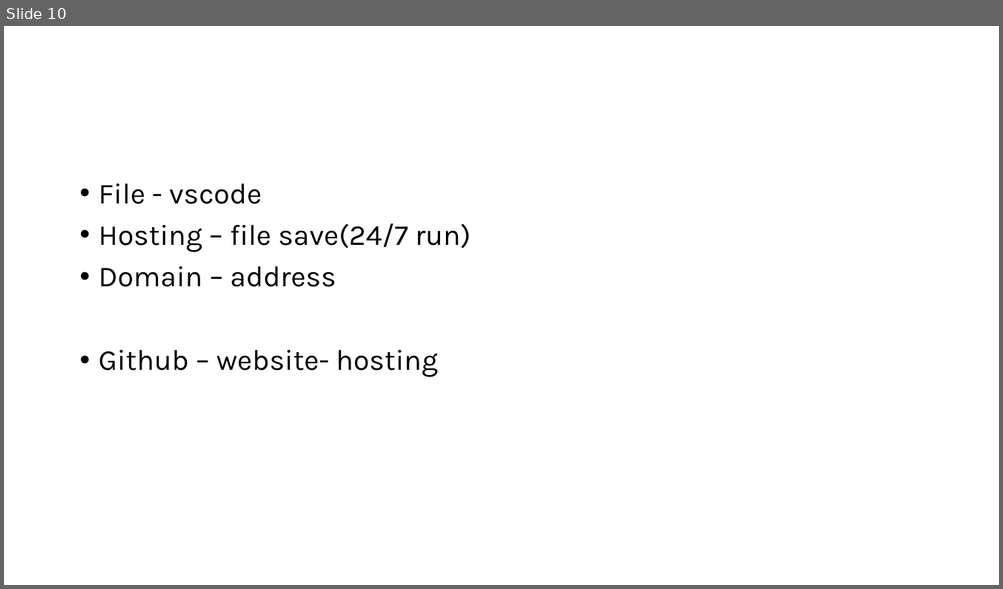
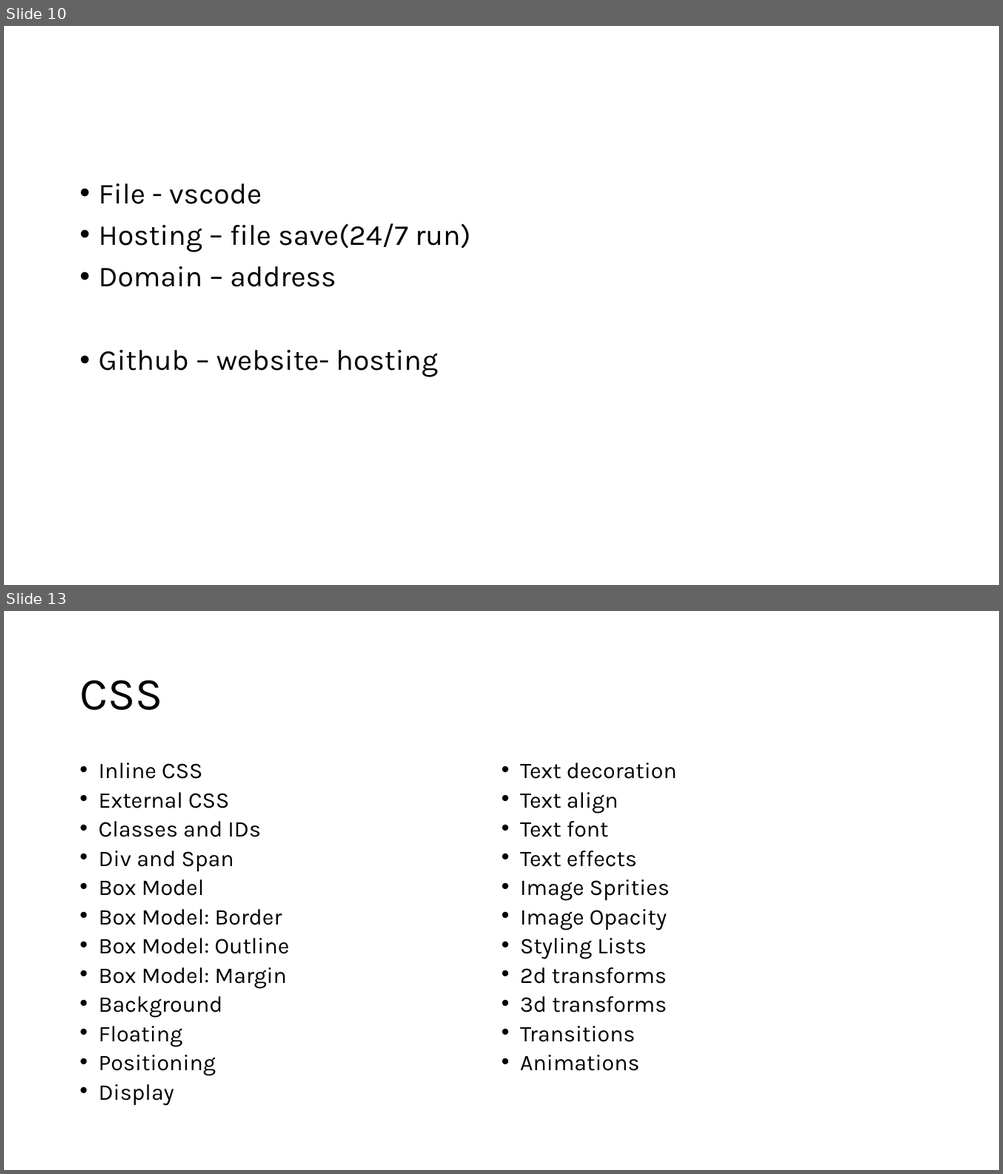
Before and after one commit to PiyushChaturvedii/batch07, a slide deck: day03.pptx. Shown one above the other, each under a label of ours: slide 10 before the commit, slides 10 and 13 after it; the slides between them are not shown. The pictures are 1003x589 and 1003x1174 pixels, drawn with LibreOffice and Linux fonts; fonts in the diff are those of the drawing. Boxes give left, top, right and bottom in pixels: in the first picture for what was removed or moved away, otherwise in the second. Text is boxed around its words. In the diff, an @@ line names an element or a change of style, - is before the commit and + after.

```diff
--- a/day03.pptx
+++ b/day03.pptx
@@ slide 13 added at (4, 611, 999, 1170), background #FFFFFF @@
@@ title added at (79, 680, 162, 710), 44 pt, text #000000 @@
+CSS
@@ text added at (99, 763, 677, 1106), 21.7 pt, text #000000 @@
+• Inline CSS
+• External CSS
+• Classes and IDs
+• Div and Span
+• Box Model
+• Box Model: Border
+• Box Model: Outline
+• Box Model: Margin
+• Background
+• Floating
+• Positioning
+• Display
+• Text decoration
+• Text align
+• Text font
+• Text effects
+• Image Sprities
+• Image Opacity
+• Styling Lists
+• 2d transforms
+• 3d transforms
+• Transitions
+• Animations
```
Also in this commit, not shown: 1 slide changed, 5 other files.
